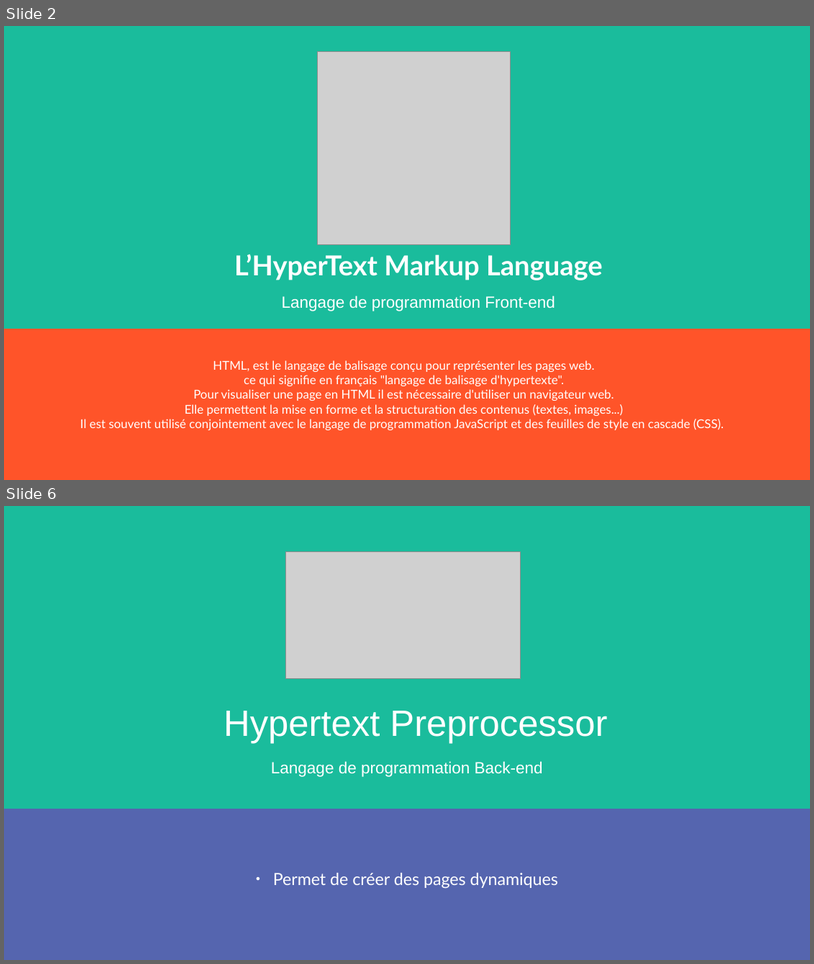
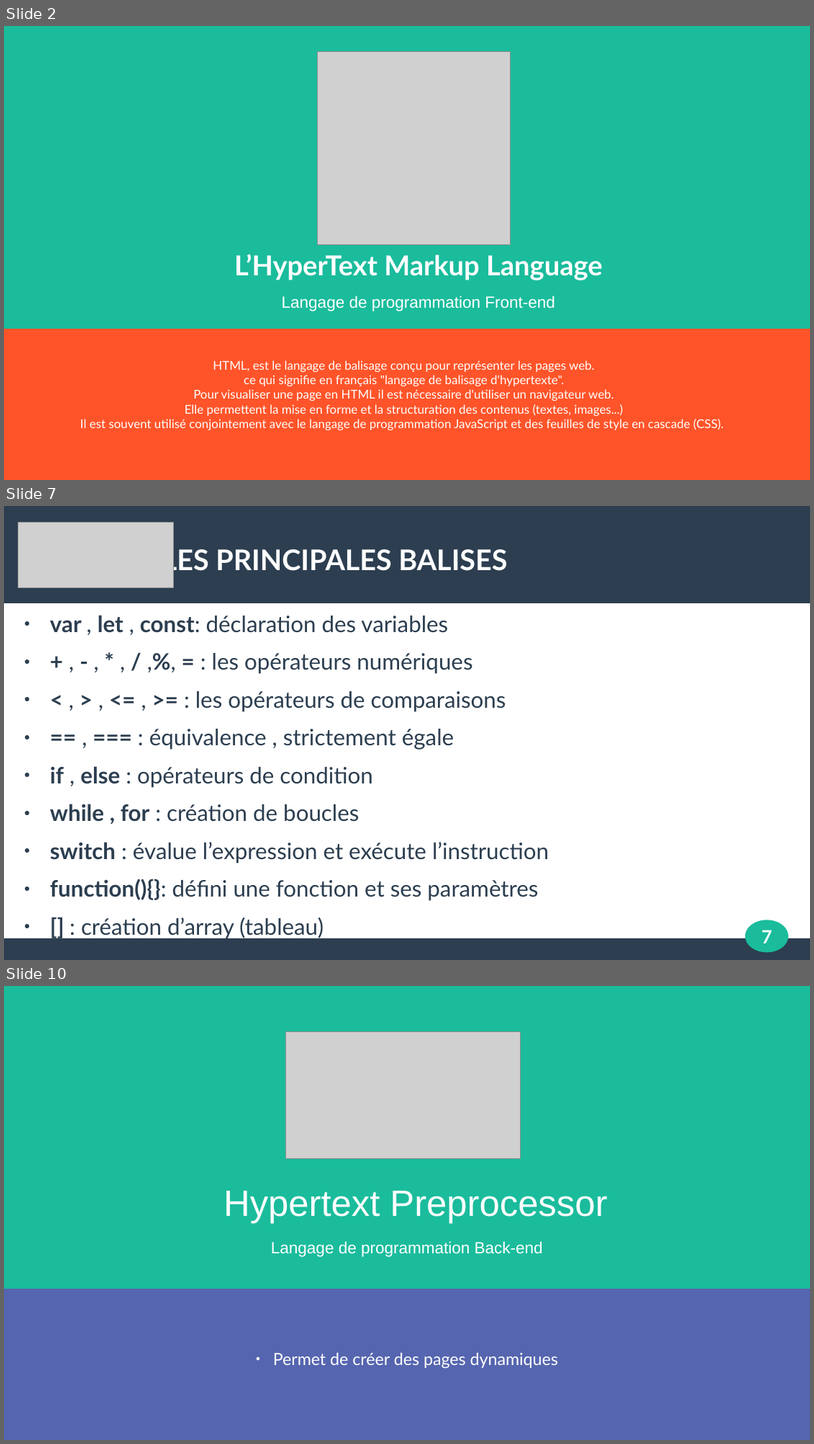
Before and after one commit to dclkent1parker/PresentationLangages, a slide deck: final.odp. Shown one above the other, each under a label of ours: slides 2 and 6 before the commit, slides 2, 7 and 10 after it; the slides between them are not shown. The pictures are 814x964 and 814x1444 pixels, drawn with LibreOffice and Linux fonts; fonts in the diff are those of the drawing; grey boxes stand for pictures. Boxes give left, top, right and bottom in pixels: in the first picture for what was removed or moved away, otherwise in the second. Text is boxed around its words. In the diff, an @@ line names an element or a change of style, - is before the commit and + after.

```diff
--- a/final.odp
+++ b/final.odp
@@ slide 7 added at box(4, 506, 810, 960), background #FFFFFF @@
@@ rectangle added at box(4, 506, 810, 603), fill #2C3E50 @@
@@ picture added at box(18, 522, 174, 588) @@
@@ text added at box(162, 545, 507, 575), 28 pt, text #FFFFFF, bold @@
+LES PRINCIPALES BALISES
@@ text added at box(50, 615, 549, 939), 22.2 pt, text #2C3E50 @@
+● var , let , const: déclaration des variables
+● + , - , * , / ,%, = : les opérateurs numériques
+● < , > , <= , >= : les opérateurs de comparaisons
+● == , === : équivalence , strictement égale
+● if , else : opérateurs de condition
+● while , for : création de boucles
+● switch : évalue l’expression et exécute l’instruction
+● function(){}: défini une fonction et ses paramètres
+● [] : création d’array (tableau)
@@ ellipse added at box(746, 919, 790, 952), fill #1ABC9C @@
@@ page number added at box(762, 929, 773, 943), 18 pt, text #FFFFFF, bold @@
+7
@@ rectangle added at box(4, 939, 810, 960), fill #2C3E50 @@
@@ what was slide 6 is now slide 10 @@
```
Also in this commit, not shown: 5 slides changed, 3 other slides added.
